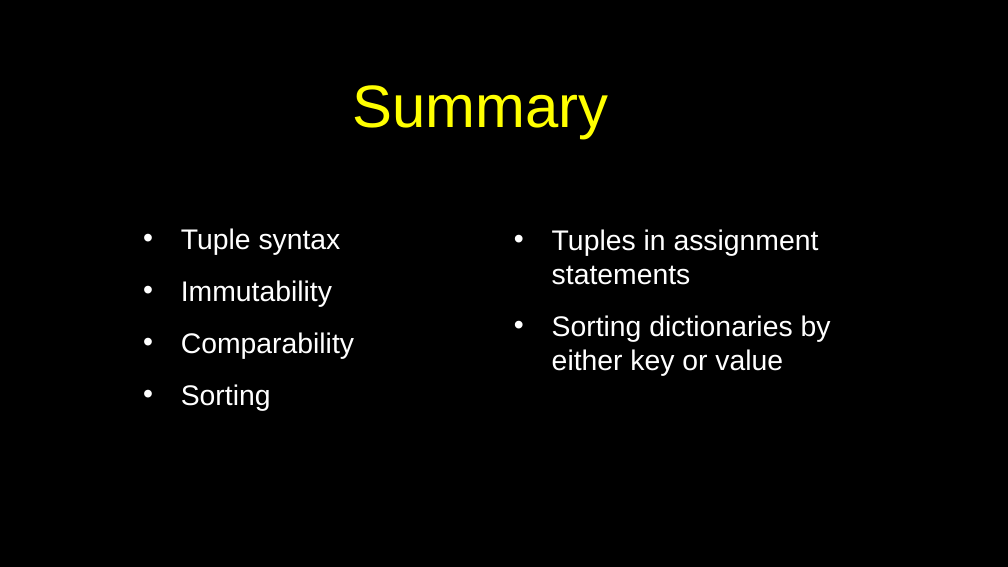
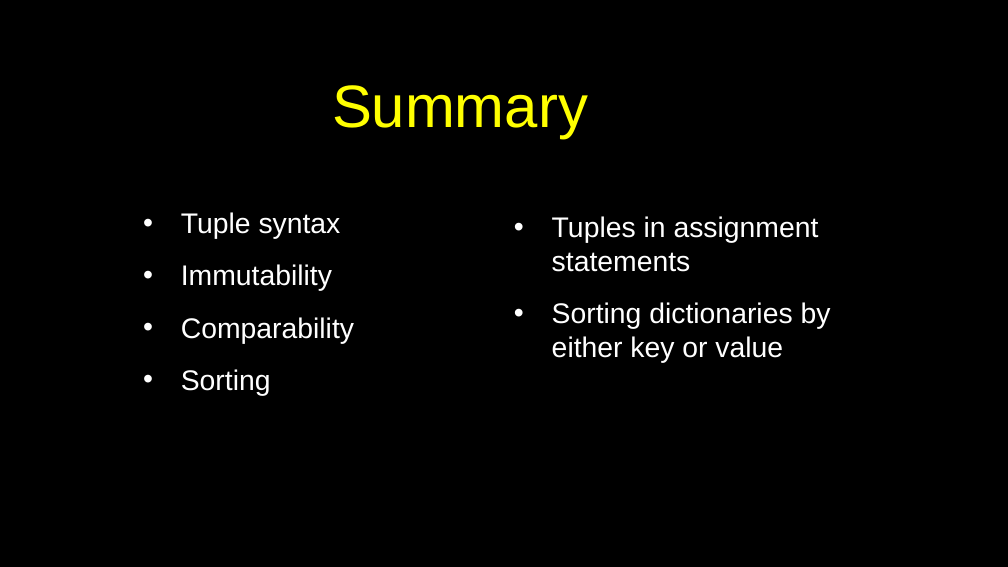
Before and after one commit to csev/py4e, a slide deck: slide 15 of lectures3/Pythonlearn-10-Tuples.pptx (slide 16 before the commit). Drawn at 1008x567 pixels with LibreOffice and Linux fonts; fonts in the diff are those of the drawing. Boxes give left, top, right and bottom in pixels: in the first picture for what was removed or moved away, otherwise in the second. Text is boxed around its words. In the diff, an @@ line names an element or a change of style, - is before the commit and + after.

```diff
--- a/lectures3/Pythonlearn-10-Tuples.pptx
+++ b/lectures3/Pythonlearn-10-Tuples.pptx
@@ title "Summary": place and size @@
-title "Summary" at bbox=[353, 85, 609, 138]
+title "Summary" at bbox=[332, 85, 588, 138]
@@ text "Tuple syntax": place and size @@
-text "Tuple syntax" at bbox=[181, 228, 354, 411]
+text "Tuple syntax" at bbox=[181, 212, 354, 396]
@@ text "Tuples in assignment statements": place and size @@
-text "Tuples in assignment statements" at bbox=[552, 229, 831, 376]
+text "Tuples in assignment statements" at bbox=[552, 216, 831, 363]
```
Also in this commit, not shown: 13 other slides changed, 1 slide removed, 1 other file.
